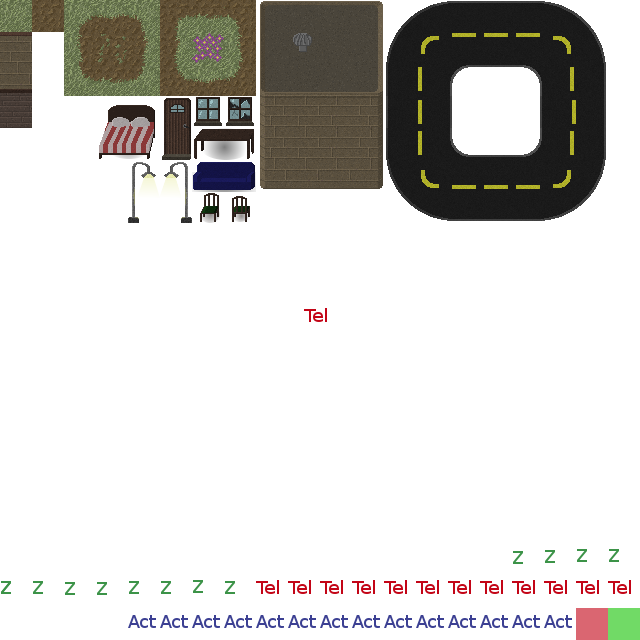
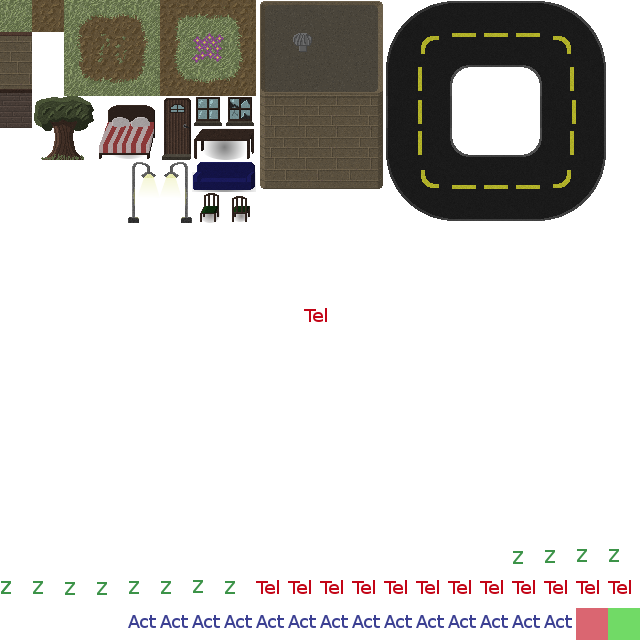
Layers edited between the first and the second w=640, h=640 image:
painted on "Background" over [34, 96, 94, 160]
